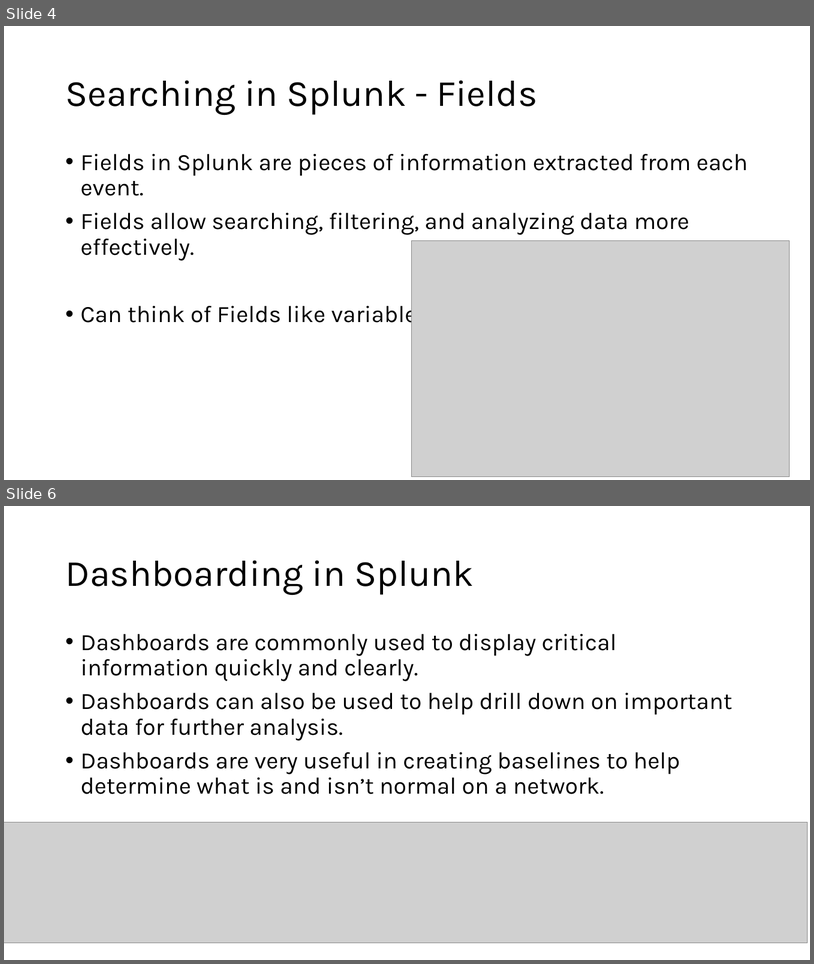
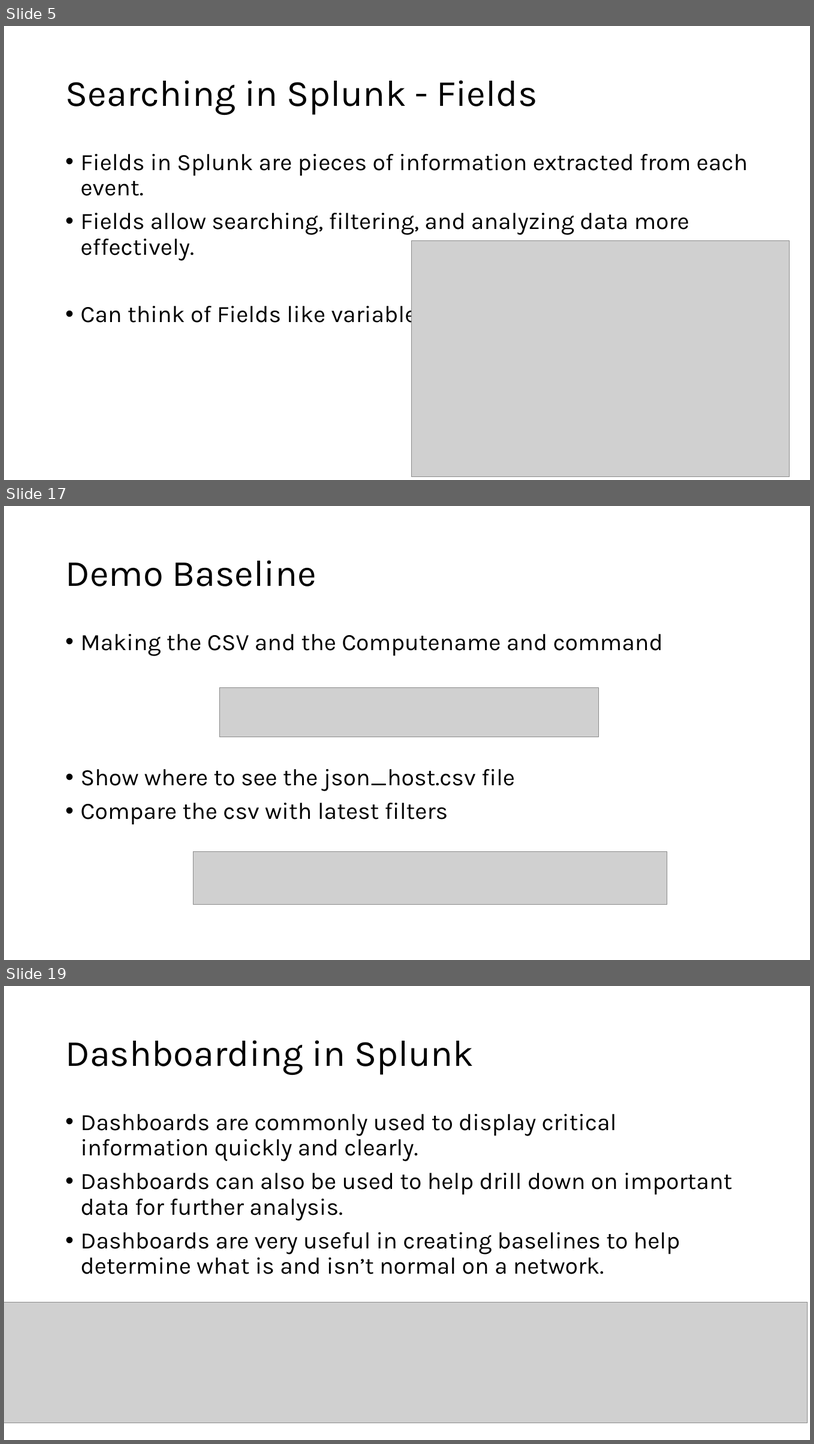
Before and after one commit to G1useppe/65sch00l, a slide deck: host/Splunk/Training Cell - Conversion course - Splunk.pptx. Shown one above the other, each under a label of ours: slides 4 and 6 before the commit, slides 5, 17 and 19 after it; the slides between them are not shown. The pictures are 814x964 and 814x1444 pixels, drawn with LibreOffice and Linux fonts; fonts in the diff are those of the drawing; grey boxes stand for pictures. Boxes give left, top, right and bottom in pixels: in the first picture for what was removed or moved away, otherwise in the second. Text is boxed around its words. In the diff, an @@ line names an element or a change of style, - is before the commit and + after.

```diff
--- a/host/Splunk/Training Cell - Conversion course - Splunk.pptx
+++ b/host/Splunk/Training Cell - Conversion course - Splunk.pptx
@@ slide 17 added at [4, 506, 810, 960], background #FFFFFF @@
@@ title added at [65, 560, 317, 586], 44 pt, text #000000 @@
+Demo Baseline
@@ text added at [81, 634, 663, 825], 28 pt, text #000000 @@
+• Making the CSV and the Computename and command
+• Show where to see the json_host.csv file
+• Compare the csv with latest filters
@@ picture added at [220, 687, 599, 736] @@
@@ picture added at [194, 852, 667, 904] @@
@@ what was slide 4 is now slide 5 @@
@@ what was slide 6 is now slide 19 @@
```
Also in this commit, not shown: 4 slides changed, 11 other slides added, 4 slides removed, 1 other file.
